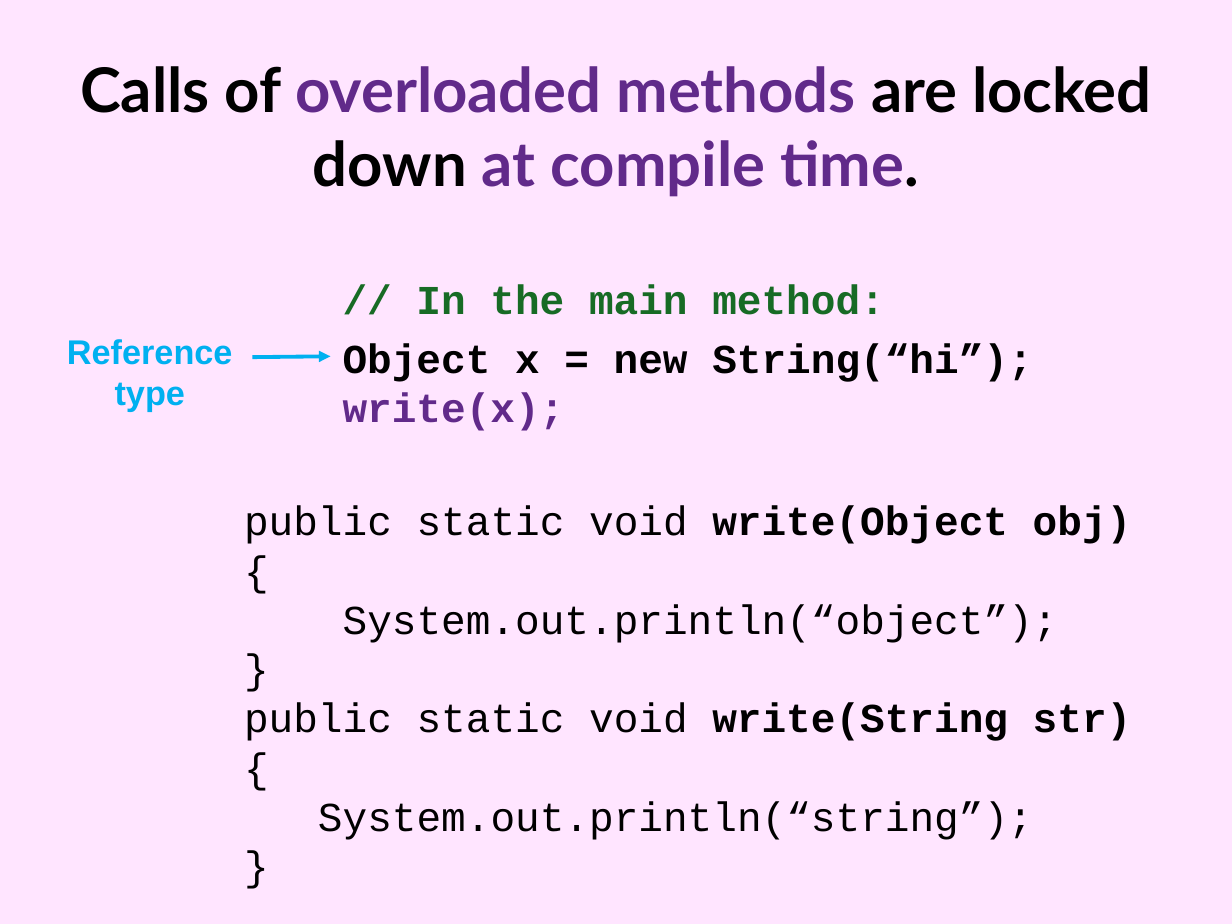
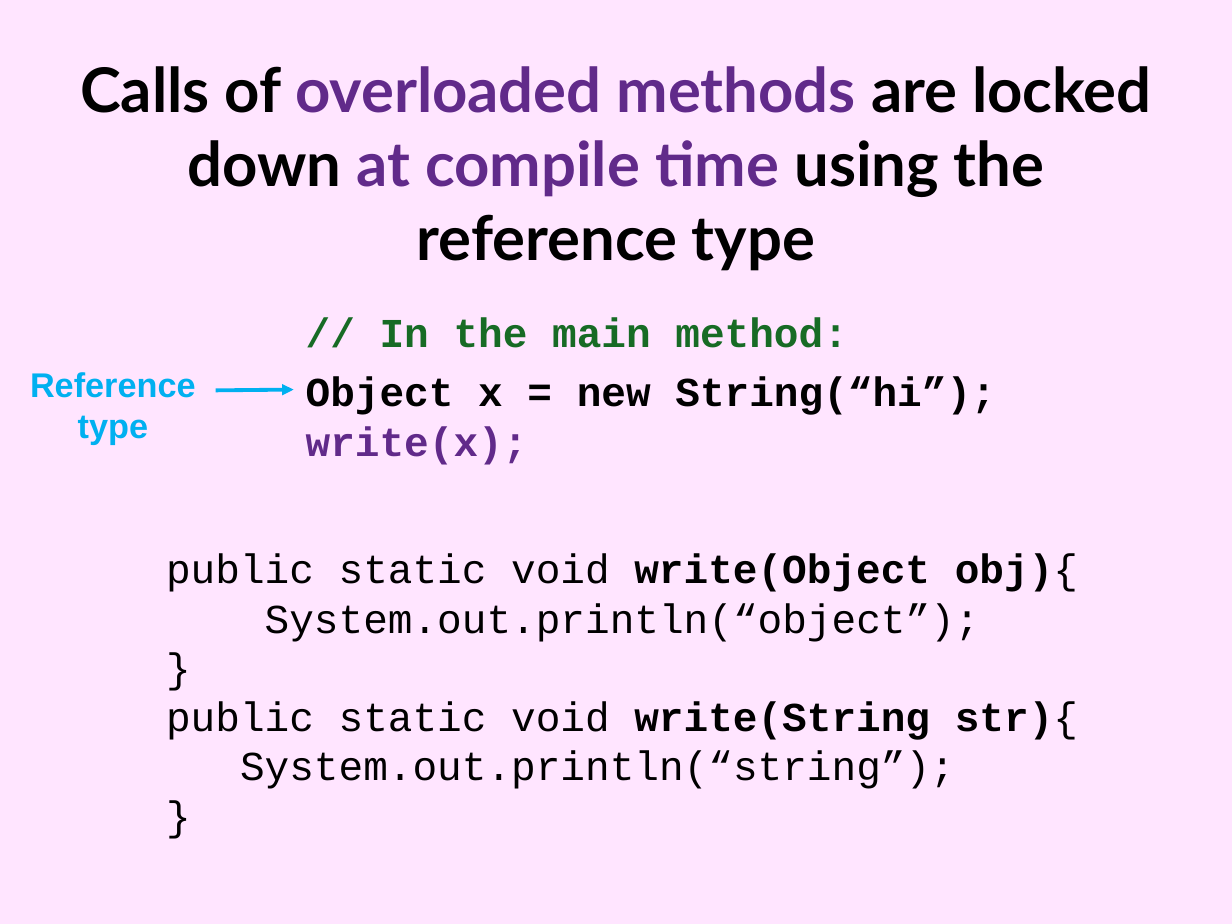
Before and after one commit to Cy-FairCS/cs3, a slide deck: slide 48 of u05a_abstractClasses/notes/_abstract_classes - Day 2.pptx (slide 42 before the commit). Drawn at 1232x924 pixels with LibreOffice and Linux fonts; fonts in the diff are those of the drawing. Boxes give left, top, right and bottom in pixels: in the first picture for what was removed or moved away, otherwise in the second. Text is boxed around its words. In the diff, an @@ line names an element or a change of style, - is before the commit and + after.

```diff
--- a/u05a_abstractClasses/notes/_abstract_classes - Day 2.pptx
+++ b/u05a_abstractClasses/notes/_abstract_classes - Day 2.pptx
@@ text at [80,66,1152,271]: text changed; text colour #612A8A to #000000 @@
-Calls of overloaded methods are locked down at compile time.
+Calls of overloaded methods are locked down at compile time using the reference type
@@ 2 texts, 1 arrow: place and size @@
-2 texts, 1 arrow at [67,284,1032,431]
+2 texts, 1 arrow at [30,317,995,465]
@@ text "public static void write(Object obj){": place and size @@
-text "public static void write(Object obj){" at [244,506,1132,840]
+text "public static void write(Object obj){" at [166,554,1078,789]
@@ text at [166,554,1078,592]: text changed @@
-public static void write(Object obj)
-{
+public static void write(Object obj){
@@ text at [166,701,1078,740]: text changed @@
-public static void write(String str)
-{
+public static void write(String str){
```
Also in this commit, not shown: 3 other slides changed, 6 slides added.
